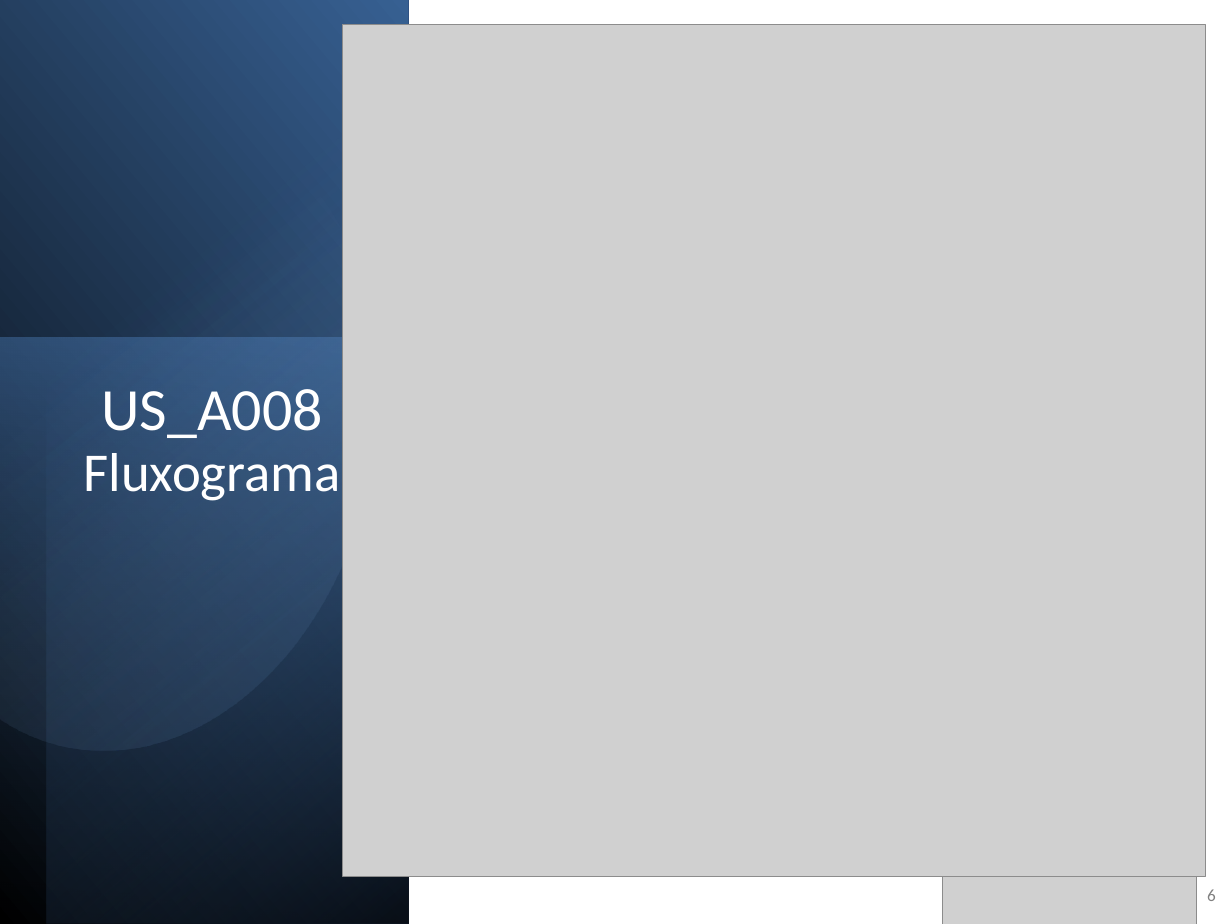
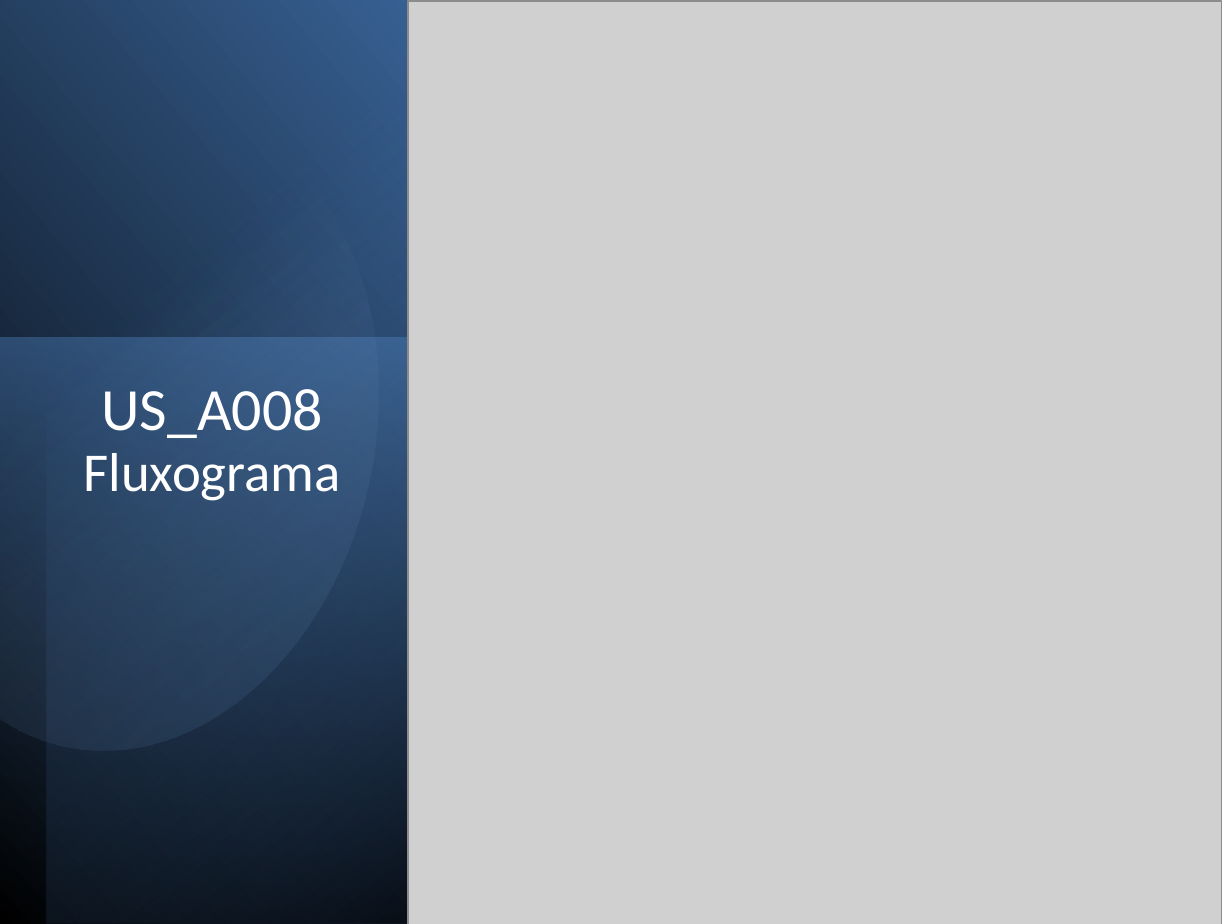
Before and after one commit to joaoventura2024064-dev/ISTECPROJ2526, a slide deck: slide 6 of docs/Sprint_A_Apresentacao_v0.pptx. Drawn at 1232x924 pixels with LibreOffice and Linux fonts; fonts in the diff are those of the drawing; grey boxes stand for pictures. Boxes give left, top, right and bottom in pixels: in the first picture for what was removed or moved away, otherwise in the second. Text is boxed around its words. In the diff, an @@ line names an element or a change of style, - is before the commit and + after.

```diff
--- a/docs/Sprint_A_Apresentacao_v0.pptx
+++ b/docs/Sprint_A_Apresentacao_v0.pptx
@@ picture: place and size @@
-picture at (342, 25, 1205, 876)
+picture at (408, 1, 1221, 924)
@@ page number removed at (1207, 889, 1216, 901) @@
-6
```
Also in this commit, not shown: 1 other slide changed, 4 slides added.
